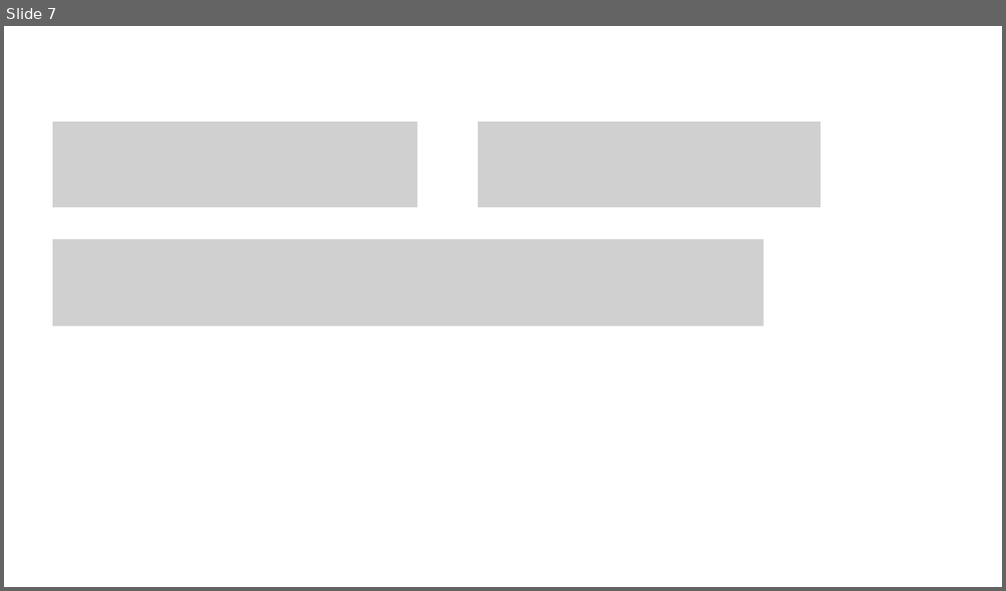
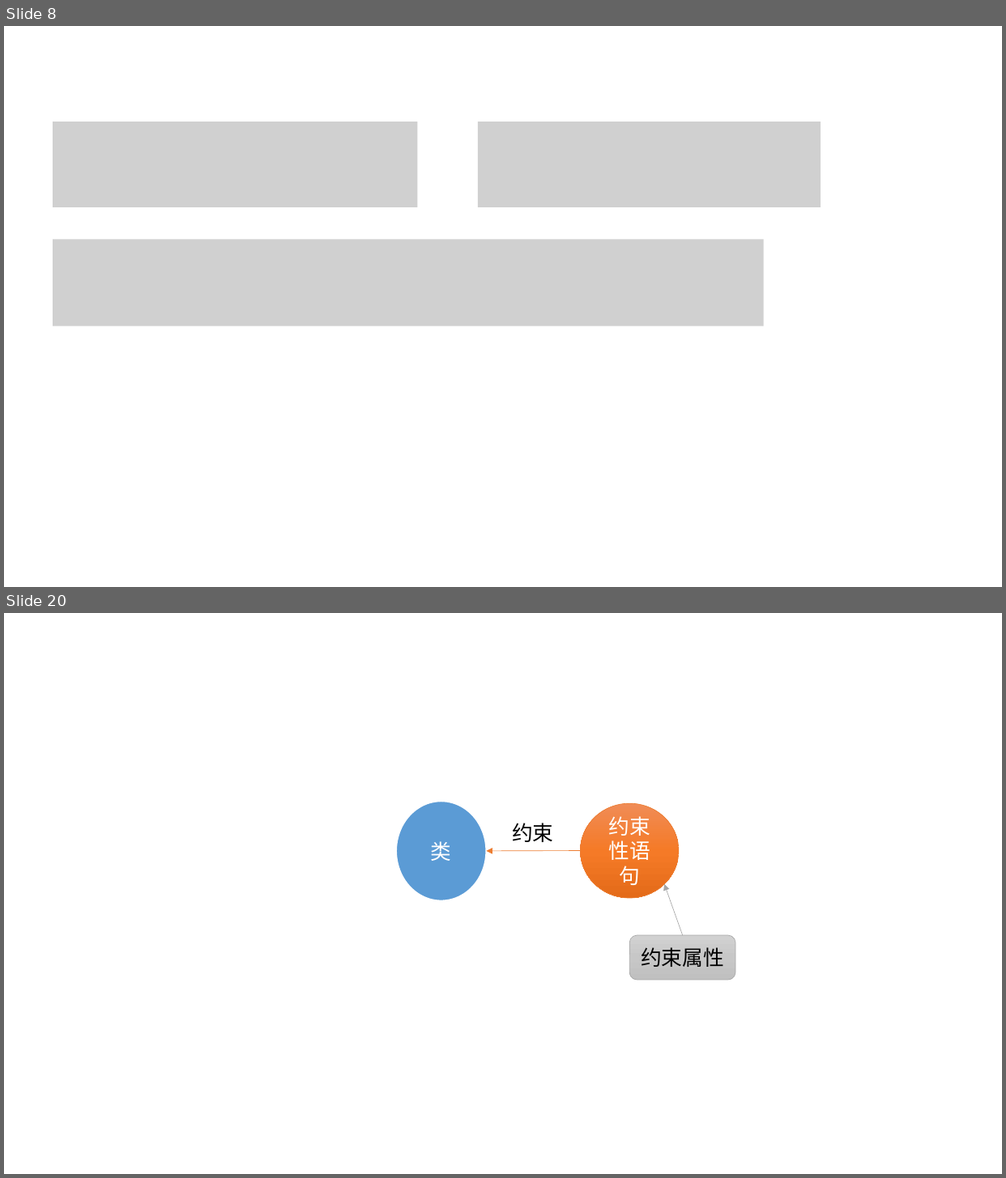
Before and after one commit to zk467701860/SKnowledgeGraph, a slide deck: directive_classification/毕业论文/图片/新建 Microsoft PowerPoint 演示文稿.pptx. Shown one above the other, each under a label of ours: slide 7 before the commit, slides 8 and 20 after it; the slides between them are not shown. The pictures are 1006x591 and 1006x1178 pixels, drawn with LibreOffice and Linux fonts; fonts in the diff are those of the drawing; grey boxes stand for pictures. Boxes give left, top, right and bottom in pixels: in the first picture for what was removed or moved away, otherwise in the second. Text is boxed around its words. In the diff, an @@ line names an element or a change of style, - is before the commit and + after.

```diff
--- a/directive_classification/毕业论文/图片/新建 Microsoft PowerPoint 演示文稿.pptx
+++ b/directive_classification/毕业论文/图片/新建 Microsoft PowerPoint 演示文稿.pptx
@@ slide 20 added at (4, 613, 1002, 1174), background #FFFFFF @@
@@ ellipse added at (396, 801, 487, 901), fill #5B9BD5, outline #FFFFFF 1.5 pt, 20 pt, text #FFFFFF @@
+类
@@ ellipse added at (581, 803, 679, 897), fill gradient #F18C57 to #F67B28 to #E56C19, outline #ED7D31 0.5 pt, 20 pt, text #FFFFFF @@
+约束性语句
@@ text added at (512, 823, 553, 842), 20 pt, text #000000 @@
+约束
@@ arrow added from (581, 851) to (486, 851), #ED7D31 0.5 pt @@
@@ arrow added from (683, 935) to (664, 884), #A5A5A5 0.5 pt @@
@@ rounded rectangle added at (630, 935, 736, 980), fill gradient #D2D2D2 to #C8C8C8 to #C0C0C0, outline #A5A5A5 0.5 pt, 20 pt, text #000000 @@
+约束属性
@@ what was slide 7 is now slide 8 @@
```
Also in this commit, not shown: 2 slides changed, 14 other slides added, 37 other files.
